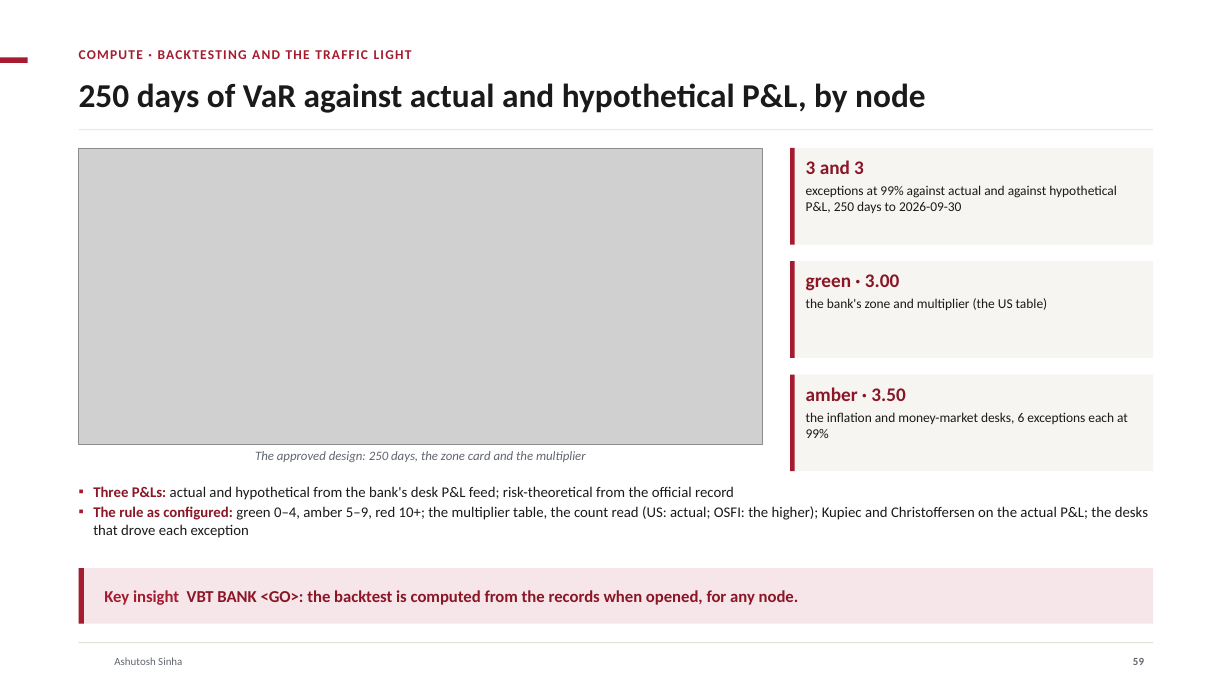
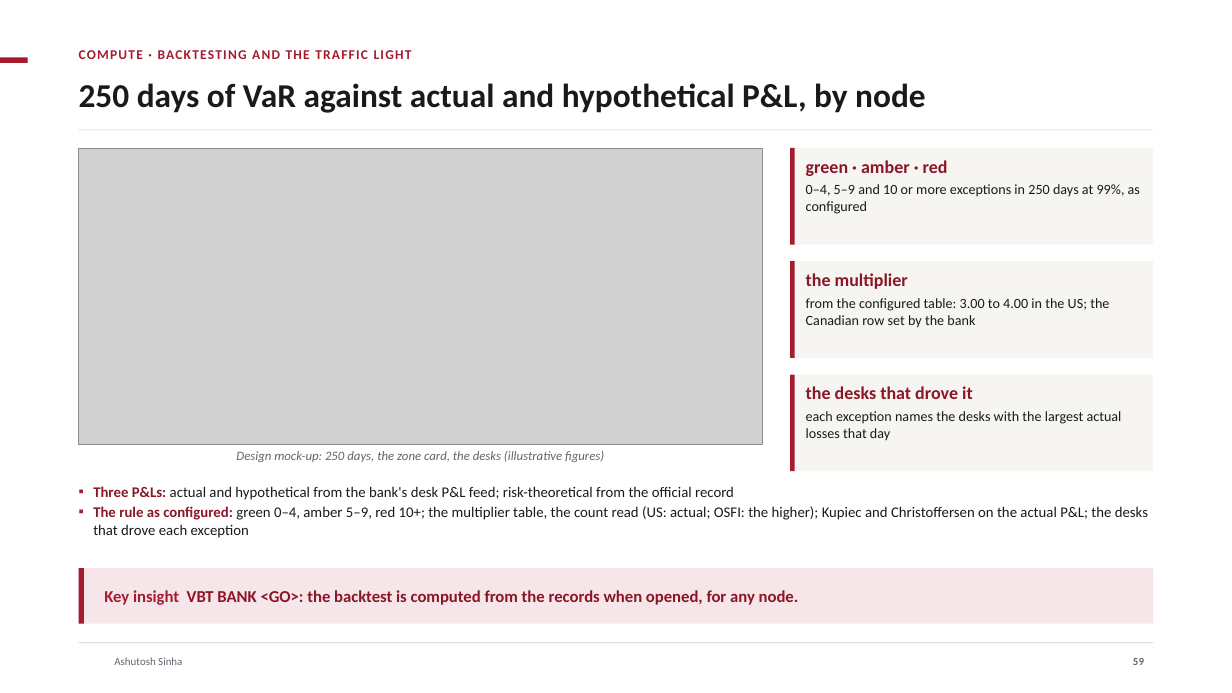
Before and after one commit to ajsinha/drishti, a slide deck: slide 59 of docs/publications/Drishti-Design-and-Evidence.pptx. Drawn at 1232x693 pixels with LibreOffice and Linux fonts; fonts in the diff are those of the drawing; grey boxes stand for pictures; background and template pictures are left out. Boxes give left, top, right and bottom in pixels: in the first picture for what was removed or moved away, otherwise in the second. Text is boxed around its words. In the diff, an @@ line names an element or a change of style, - is before the commit and + after.

Commit message:
Decks: Design-and-Evidence without status pills; the phone tiers and lens menus on the real phone captures; no picture disagrees with its slide (live period statistics and the reports list, real captures for the Risk, Trading, Market and World cases, mock-ups captioned as such with no figures they could contradict); each bank EPE dated; chapter names clear of their numbers

```diff
--- a/docs/publications/Drishti-Design-and-Evidence.pptx
+++ b/docs/publications/Drishti-Design-and-Evidence.pptx
@@ text at [806,160,1140,214]: text changed; size 10.5 to 11 pt @@
-3 and 3
-exceptions at 99% against actual and against hypothetical P&L, 250 days to 2026-09-30
+green · amber · red
+0–4, 5–9 and 10 or more exceptions in 250 days at 99%, as configured
@@ text at [806,273,1109,328]: text changed; size 10.5 to 11 pt @@
-green · 3.00
-the bank's zone and multiplier (the US table)
+the multiplier
+from the configured table: 3.00 to 4.00 in the US; the Canadian row set by the bank
@@ text at [806,386,1122,441]: text changed; size 10.5 to 11 pt @@
-amber · 3.50
-the inflation and money-market desks, 6 exceptions each at 99%
+the desks that drove it
+each exception names the desks with the largest actual losses that day
@@ text at [236,451,604,462]: text changed @@
-The approved design: 250 days, the zone card and the multiplier
+Design mock-up: 250 days, the zone card, the desks (illustrative figures)
```
Also in this commit, not shown: 35 other slides changed, 1 other file.
